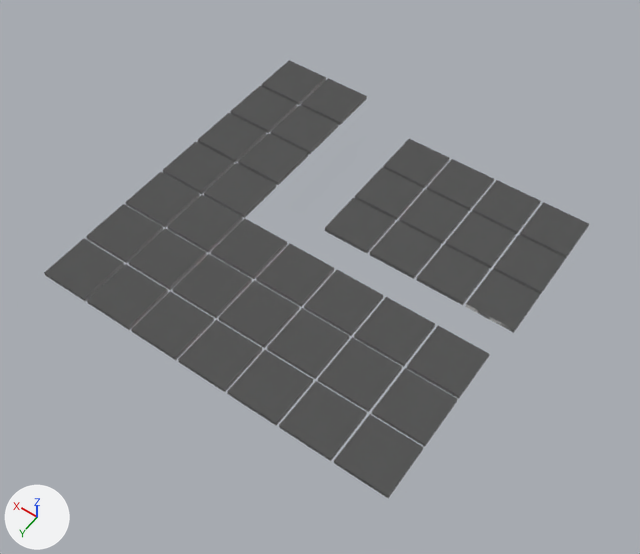
The Blender file Dungeon Baller/Models blend/grid/gridlvl8.blend as it was, and as the next commit left it.
The view is the same before and after, from a 50 mm camera at (-0.577, 0.836, 1.192) aimed at (-0.016, 0.05, -0.043). Every picture has the same lights, and +X, +Y and +Z are marked at lower left.

The first picture shows 'lvl8'.
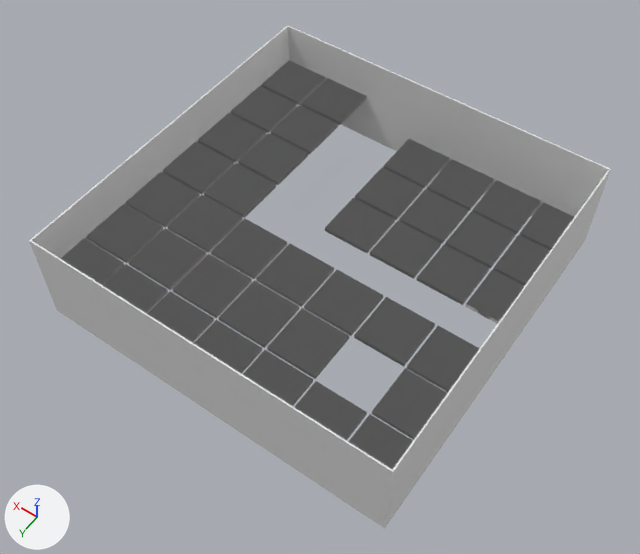
Pixel boxes [x1, y1, x2, y2] of what changed, in the pictures (640 x 554 px):
'lvl8', reshaped (7% shorter): before [44, 60, 589, 498]; after [61, 60, 574, 469]
'WALLS', added: after [29, 25, 611, 528]
part 1 of me_plane_002, deleted: before [318, 337, 402, 412]

Patch to the scene script:
```diff
--- a/Dungeon Baller/Models blend/grid/gridlvl8.blend.py
+++ b/Dungeon Baller/Models blend/grid/gridlvl8.blend.py
@@ me_plane_002 @@
 me_plane_002.from_pydata(...)  # 656 vertices, 492 faces; spans x -0.99..0.99, y -0.99..0.99, z -0.06..0.01
 # used by ob_lvl8; location = (0.0, 0.0, 0.0); scale = (0.35, 0.35, 1.0)
+# me_plane_002 part 1: the loose piece of 8 vertices spanning x -0.71..-0.44, y 0.44..0.71, z 0.0..0.01 is deleted
@@ me_plane_008 @@
+me_plane_008.from_pydata(...)  # 32 vertices, 32 faces; spans x -1.0..1.0, y -1.0..1.0, z -0.05..0.14
@@ ob_walls @@
+ob_walls = bpy.data.objects.new('WALLS', me_plane_008)
+ob_walls.location = (0.0, 0.0, -0.05)
+ob_walls.scale = (0.35, 0.35, 1.0)
```
